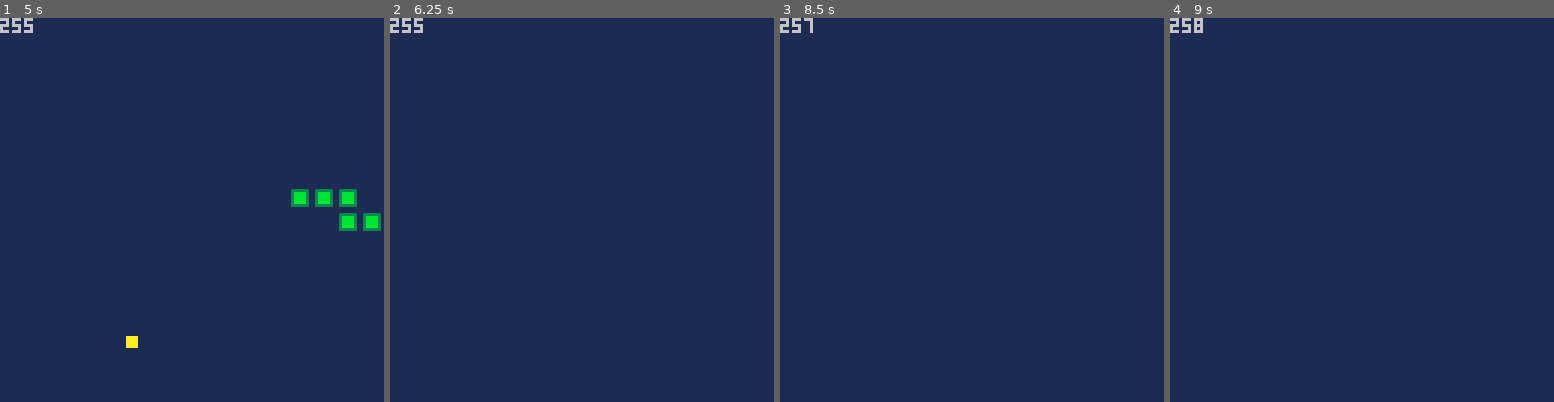
Above: before the commit, frames 1-4 (left to right).
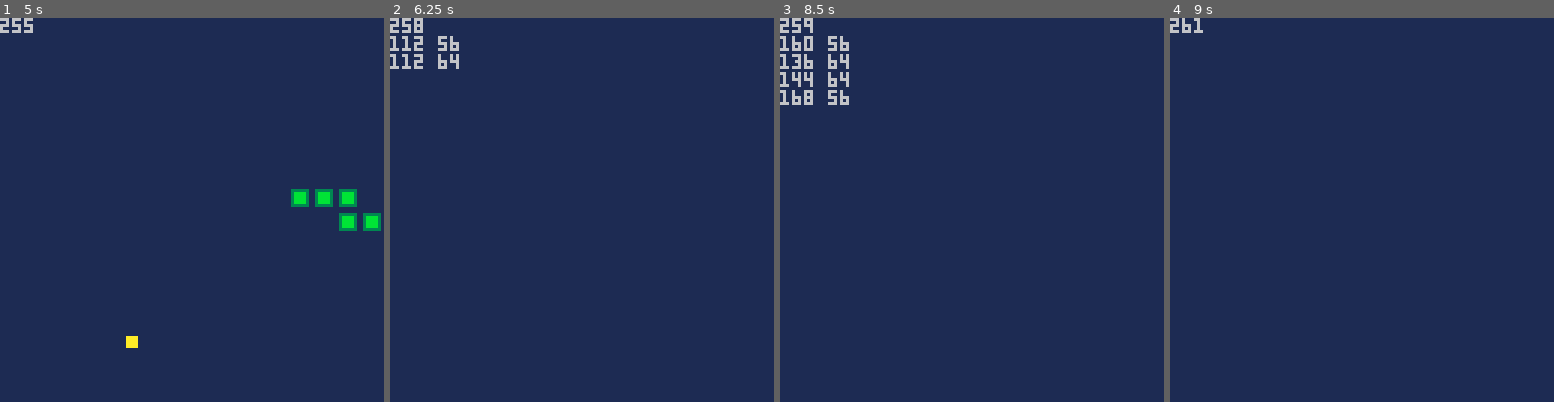
Above: after the commit, the same moments.

Repository: kakardo/Pico-8
Game: PICO-8 cartridge snake.p8
Two runs of this game, one before a commit and one after it. Both use one fixed random seed, a clock stepped at 60 frames per second and the inputs below.
Inputs:
- Up to frame 1 (5 s): tap X (X key) at 0.33, 1.07, 1.85, 2.97, 4.08 s; tap O (Z key) at 0.7, 1.7, 2.1, 2.5, 2.9, 3.3, 3.7, 4.1, 4.5, 4.9 s; hold Right 1.6-2.1 s; hold Up 2.15-2.42 s; hold Right 2.47-3.03 s; hold Left 3.08-3.58 s; hold Down 3.63-3.97 s; hold Right 4.02-4.68 s; hold Up from 4.73 s (still down)
- Up to frame 2 (6.25 s): release Up at 5.03 s; hold Left 5.08-5.68 s; tap X (X key) at 5.2 s; tap O (Z key) at 5.3, 5.7, 6.1 s; hold Down 5.73-6.03 s; hold Right from 6.08 s (still down)
- Up to frame 3 (8.5 s): tap X (X key) at 6.32, 7.43 s; tap O (Z key) every 0.4 s from 6.5 to 8.1 s; release Right at 6.58 s; hold Right 6.63-7.13 s; hold Up 7.18-7.45 s; hold Right 7.5-8.07 s; hold Left from 8.12 s (still down)
- Up to frame 4 (9 s): tap O (Z key) at 8.5, 8.9 s; tap X (X key) at 8.55 s; release Left at 8.62 s; hold Down from 8.67 s (still down)

Frame 1 is identical in both runs. In frame 2, 0.6% of the frame differs, in the area x 0-18%, y 0-14%; in frame 3, 1.2%, in the area x 0-18%, y 0-23%; in frame 4, less than 0.1%.

Commit message:
Empty_cells{} total count is wrong. Fix next time.

Diff:
--- a/main.lua
+++ b/main.lua
@@ -51,6 +51,8 @@
 
 score = 0
 
+---------------------------------------------------------------
+
 function store_empty_cells()
 	for y = 0, max-1, scale do
 		for x = 0, max-1, scale do
@@ -59,23 +61,24 @@
 	end
 end
 
-
 function convert_coordinate_to_index(x, y)
 	new_pos = y * max + x
 	return new_pos
 end
 
 function empty_cells_occupy(x, y)
+	print(x.." "..y)
 	del(empty_cells, convert_coordinate_to_index(x, y))
 end
 
 function empty_cells_free(x, y)
+	print(x.." "..y)
 	add(empty_cells, convert_coordinate_to_index(x, y))
 end
 
+---------------------------------------------------------------
 
-
-
+-- TODO Fix empty cell count bug
 
 function _init()
 	store_empty_cells()
--- a/movement.lua
+++ b/movement.lua
@@ -15,6 +15,8 @@
 	3 = down
 ]]--
 
+local went_backwards = false
+
 -- Stores pressed button direction until move update
 function check_button_push()
 	if (btn(0))	then
@@ -30,12 +32,17 @@
 
 -- Move snake and update variable "just_moved" to TRUE
 function move()
-	avert_going_backwards()
+	went_backwards = avert_going_backwards()
+	if (went_backwards == true) then
+		empty_cells_free(head.x, head.y)
+	end
 
 	if (button_pushed == 0) then
+
 		update_snake()
 		head.x += scale * (-step) -- LEFT
 		head.dir = 0
+
 	elseif (button_pushed == 1) then
 		update_snake()
 		head.x += scale * (step) -- RIGHT
@@ -50,19 +57,29 @@
 		head.dir = 3
 	end
 
+	if (went_backwards == true) then
+		empty_cells_occupy(head.x, head.y)
+	end
+
 	just_moved = true
 end
 
 function avert_going_backwards()
 	if button_pushed == 0 and head.dir == 1 then
 		button_pushed = head.dir
+		return true
 	elseif button_pushed == 1 and head.dir == 0 then
 		button_pushed = head.dir
+		return true
 	elseif button_pushed == 2 and head.dir == 3 then
 		button_pushed = head.dir
+		return true
 	elseif button_pushed == 3 and head.dir == 2 then
 		button_pushed = head.dir
+		return true
 	end
+
+	return false
 end
 
 // LAST_LINE_MOVEMENT_LUA
